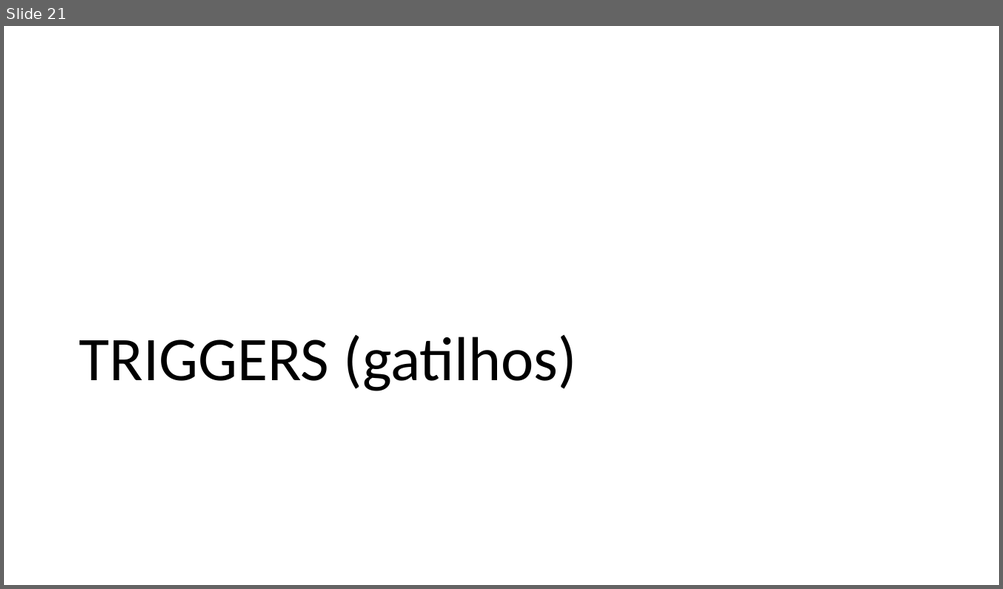
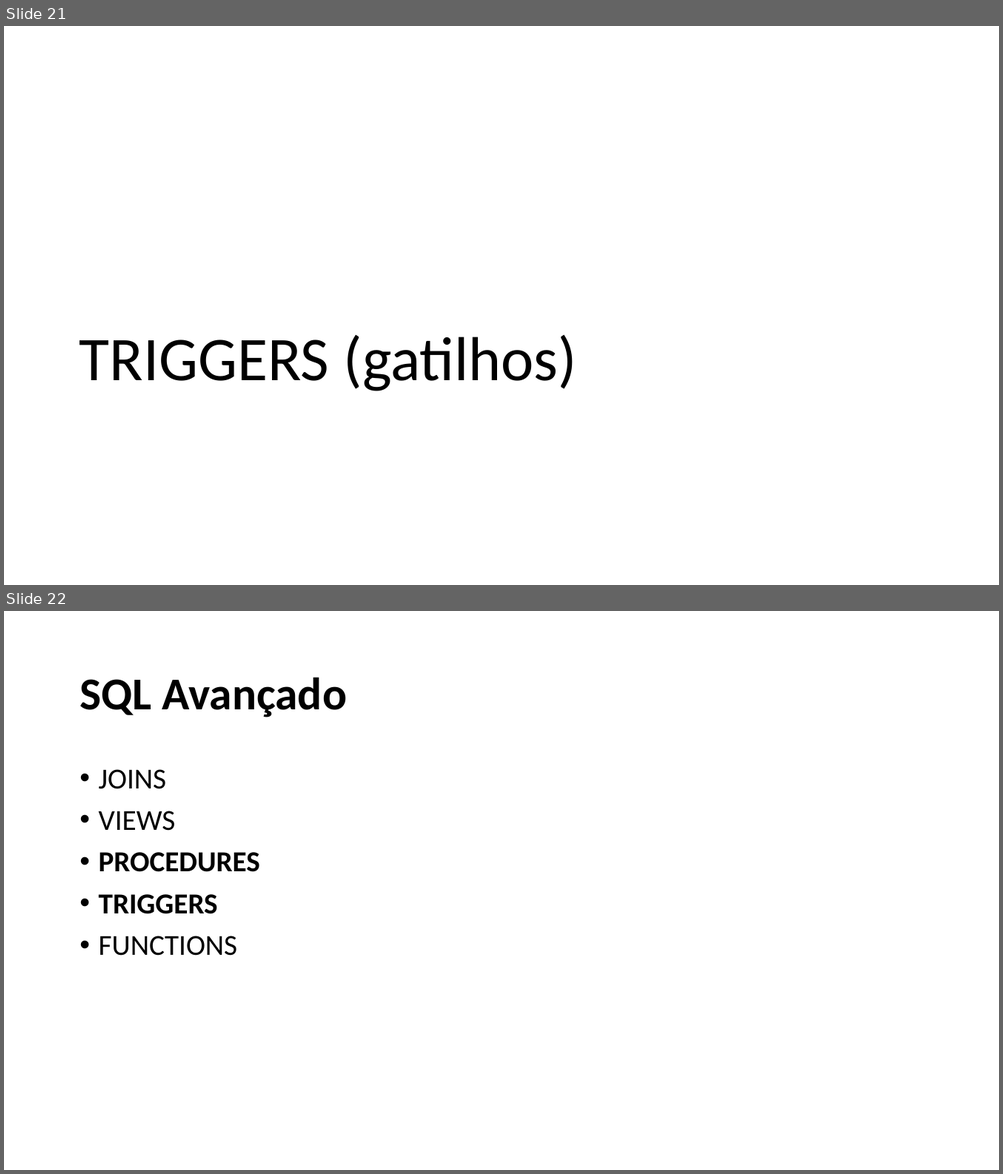
Before and after one commit to lucioamarante/prova_feira, a slide deck: Desafios_SQL.pptx. Shown one above the other, each under a label of ours: slide 21 before the commit, slides 21 and 22 after it. The pictures are 1003x589 and 1003x1174 pixels, drawn with LibreOffice and Linux fonts; fonts in the diff are those of the drawing. Boxes give left, top, right and bottom in pixels: in the first picture for what was removed or moved away, otherwise in the second. Text is boxed around its words. In the diff, an @@ line names an element or a change of style, - is before the commit and + after.

```diff
--- a/Desafios_SQL.pptx
+++ b/Desafios_SQL.pptx
@@ slide 22 added at <box>4,611,999,1170</box>, background #FFFFFF @@
@@ title added at <box>79,677,347,718</box>, 44 pt, text #000000, bold @@
+SQL Avançado
@@ text added at <box>99,769,260,956</box>, 28 pt, text #000000 @@
+• JOINS
+• VIEWS
+• PROCEDURES
+• TRIGGERS
+• FUNCTIONS
```
Also in this commit, not shown: 12 other slides added, 18 other files.
